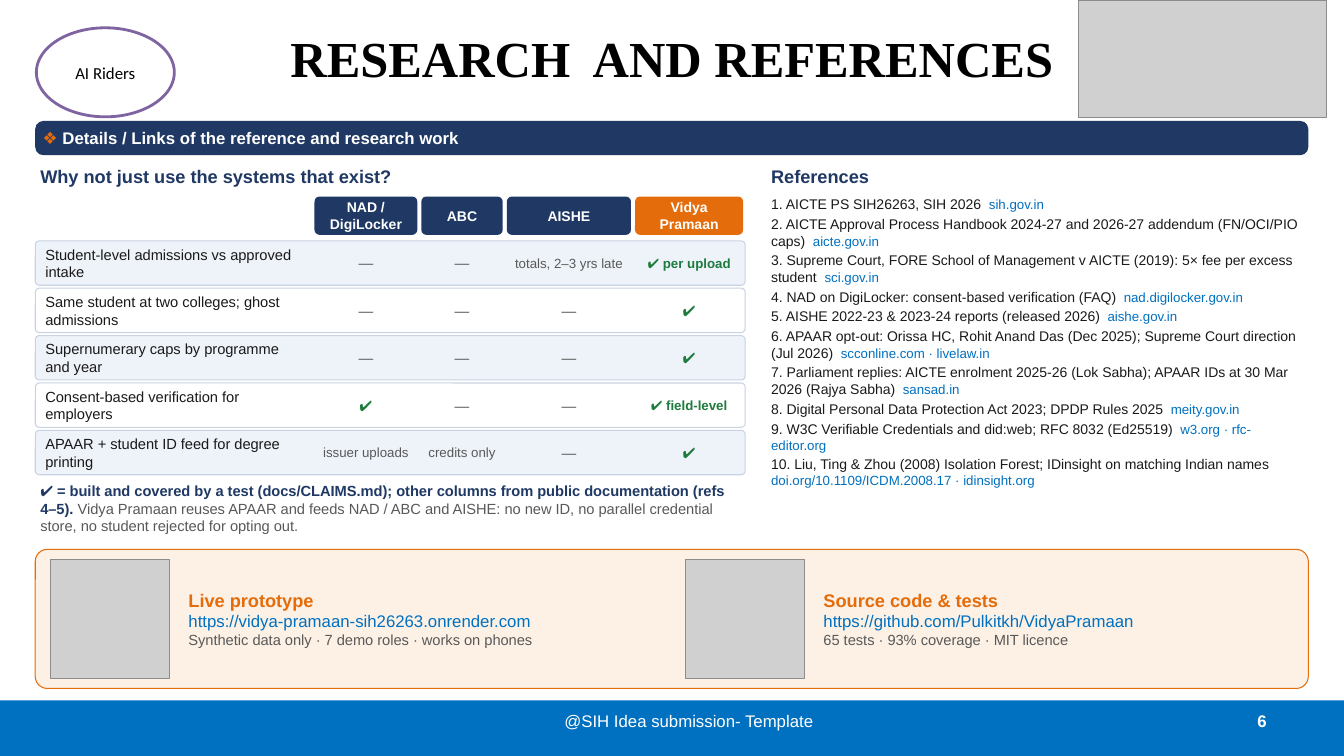
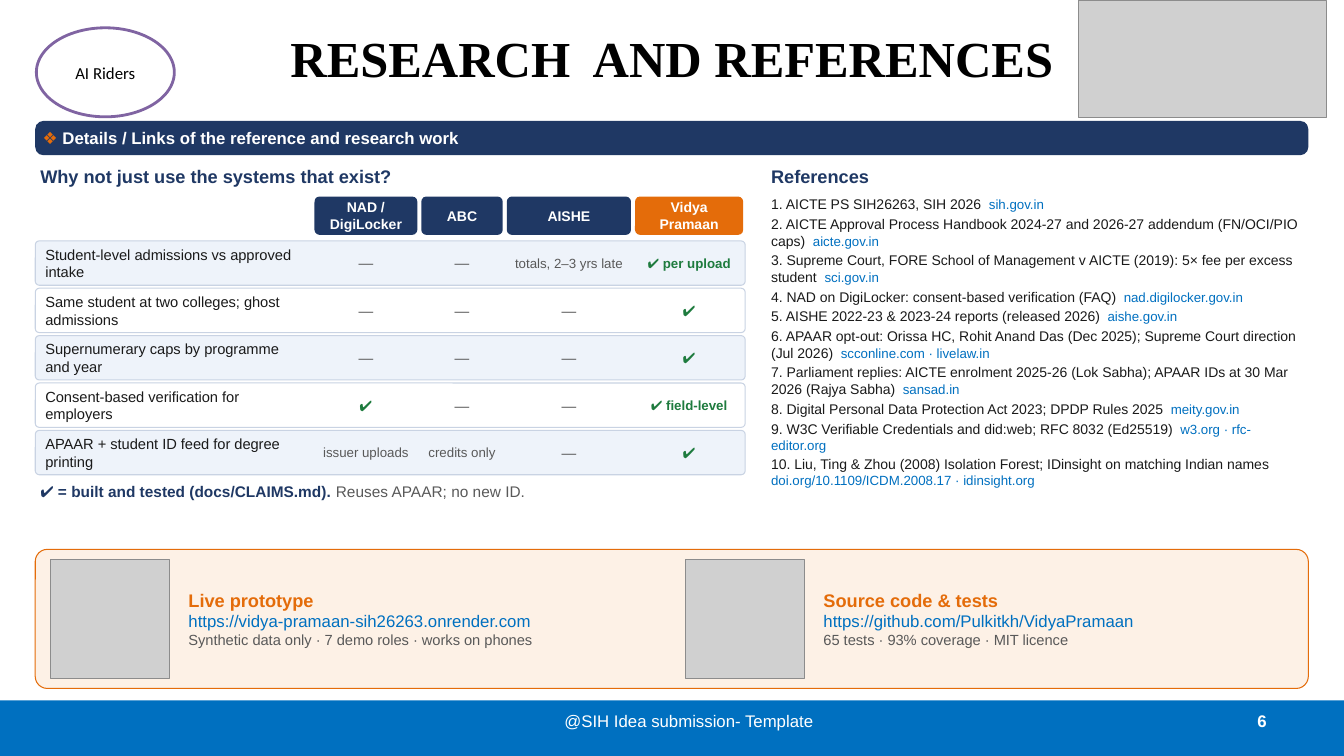
Before and after one commit to Pulkitkh/VidyaPramaan, a slide deck: slide 6 of ppt/SIH26263_AI_Riders_Idea.pptx. Drawn at 1344x756 pixels with LibreOffice and Linux fonts; fonts in the diff are those of the drawing; grey boxes stand for pictures. Boxes give left, top, right and bottom in pixels: in the first picture for what was removed or moved away, otherwise in the second. Text is boxed around its words. In the diff, an @@ line names an element or a change of style, - is before the commit and + after.

Commit message:
Deck: lighter slides 2, 4, 5 and 6
Shorter labels and problem/solution pairs, larger text (12 pt in the pairs,
risk rows and benefits; 11 pt minimum outside the reference list), same facts
and the same caveats.

```diff
--- a/ppt/SIH26263_AI_Riders_Idea.pptx
+++ b/ppt/SIH26263_AI_Riders_Idea.pptx
@@ text at <box>71,486,525,500</box>: text changed; size 10.5 to 11 pt; text colour #595959 to #1F3864; bold on @@
-✔ = built and covered by a test (docs/CLAIMS.md); other columns from public documentation (refs 4–5). Vidya Pramaan reuses APAAR and feeds NAD / ABC and AISHE: no new ID, no parallel credential store, no student rejected for opting out.
+✔ = built and tested (docs/CLAIMS.md). Reuses APAAR; no new ID.
```
Also in this commit, not shown: 3 other slides changed, 3 other files.
